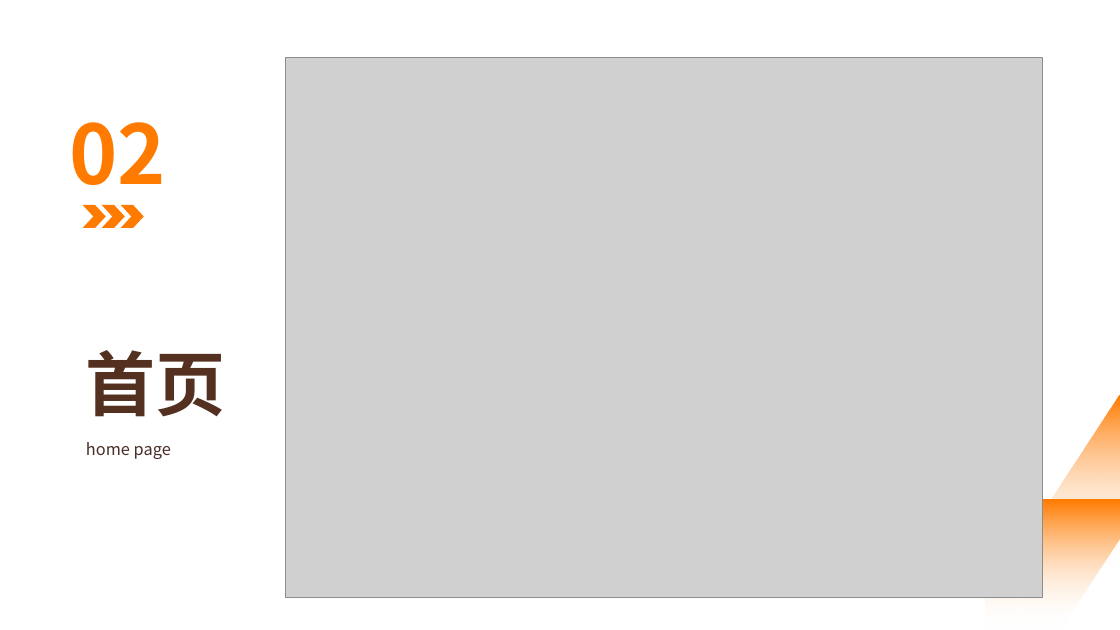
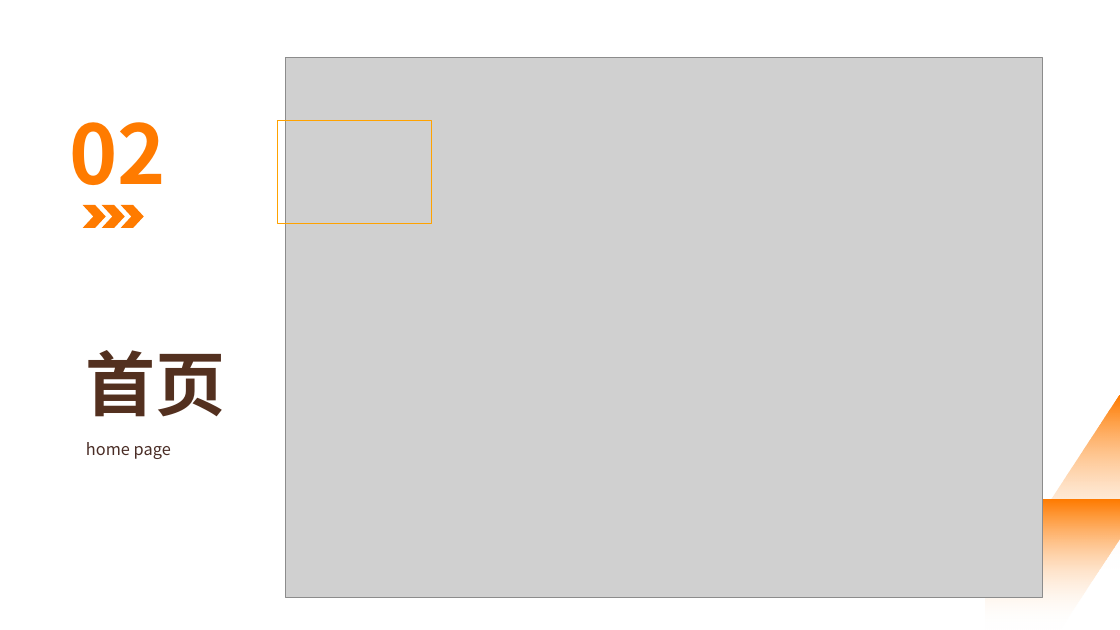
Before and after one commit to BloodGirl2022/pets_prototype_PPT, a slide deck: slide 9 of 20240406团队作业2/宠物交流网站.pptx. Drawn at 1120x630 pixels with LibreOffice and Linux fonts; fonts in the diff are those of the drawing; grey boxes stand for pictures. Boxes give left, top, right and bottom in pixels: in the first picture for what was removed or moved away, otherwise in the second. Text is boxed around its words. In the diff, an @@ line names an element or a change of style, - is before the commit and + after.

```diff
--- a/20240406团队作业2/宠物交流网站.pptx
+++ b/20240406团队作业2/宠物交流网站.pptx
@@ rectangle added at [277,120,432,223], outline #FFA200 0.75 pt @@
```
Also in this commit, not shown: 1 other slide changed.
